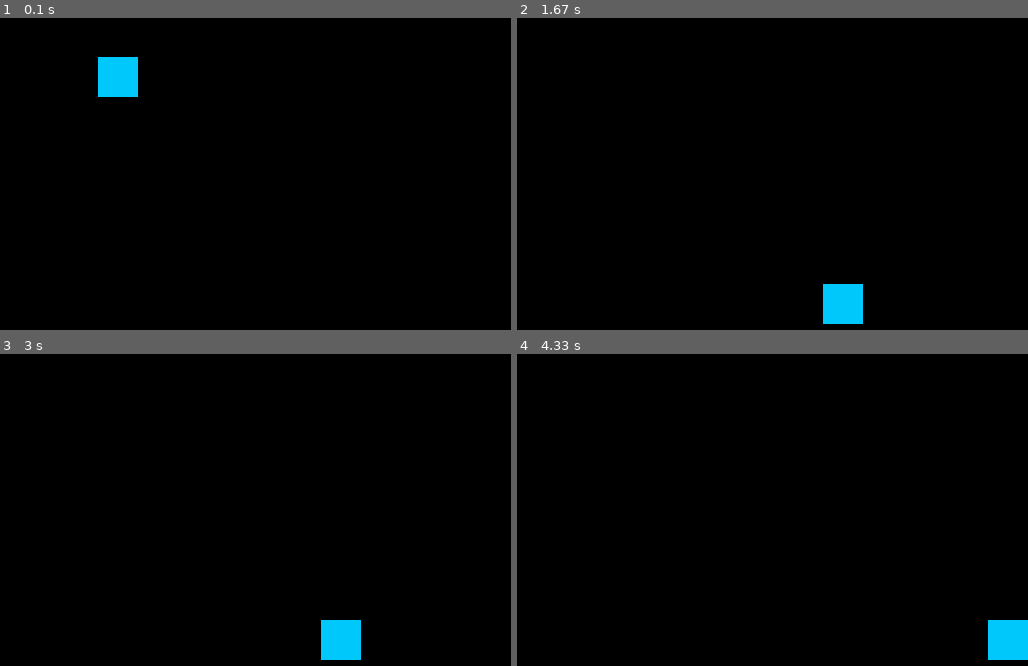
Above: before the commit, frames 1-4 (two rows, left to right).
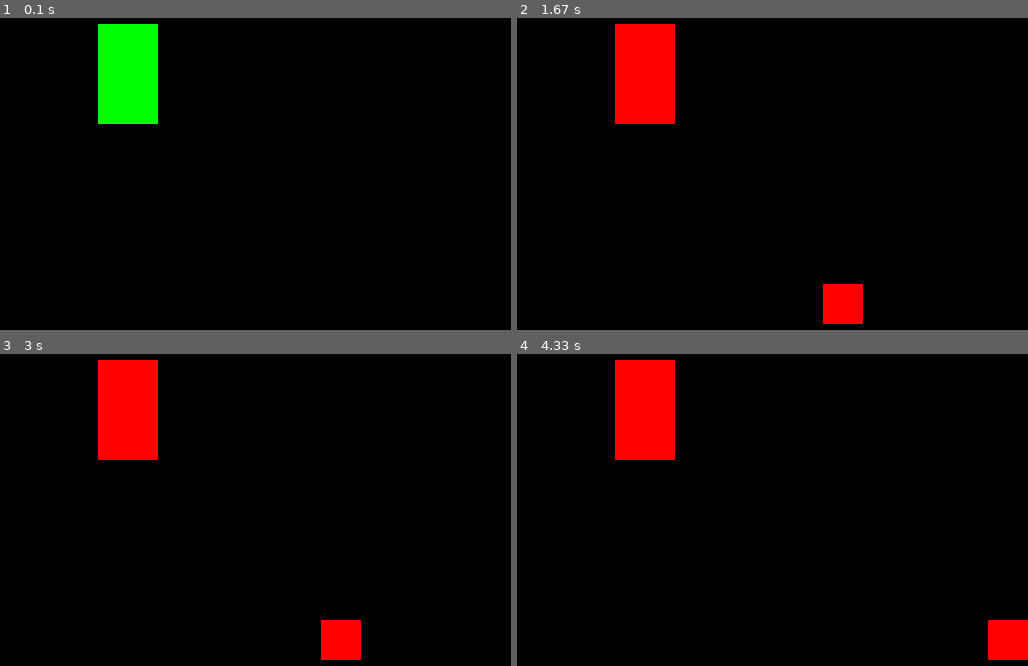
Above: after the commit, the same moments.

Repository: justbechillalr/pygames
Game: pygame game, started from game.py
The game is run twice, just before and just after one commit, with the same random seed, the same clock (stepped at 60 frames per second) and the same inputs.
Inputs:
- Up to frame 1 (0.1 s): no input
- Up to frame 2 (1.67 s): hold D 0.33-0.8 s; hold D 0.83-1.3 s; hold A from 1.33 s (still down)
- Up to frame 3 (3 s): release A at 1.87 s; hold A 1.9-2.3 s; hold D 2.33-2.97 s
- Up to frame 4 (4.33 s): hold A 3-3.47 s; hold D 3.5-3.97 s; hold D from 4 s (still down)

The runs differ from the first frame. In frame 1, 3.8% of the frame differs, in the area x 19-31%, y 1-34%; in frame 2, 4.8%, in the area x 19-68%, y 1-99%; in frame 3, 4.8%; in frame 4, 4.8%.

Commit message:
Colorchange on colide

Diff:
--- a/game.py
+++ b/game.py
@@ -17,6 +17,17 @@
 
 
 
+#block som endrer farge etter kollisjon
+
+ksquare_size = 40
+
+ksquare_width = 100
+ksquare_height = 60
+ksquare_y = width // 2
+ksquare_x = height // 2
+
+ksquare_color_red = (255,0,0)
+ksquare_color_green = (0,255,0)
 
 
 
@@ -24,14 +35,16 @@
 
 
 #player/block settings
-
+square_colour = (0,200,255)
 square_size = 40
 square_x = width //2
 square_y = height // 2
+square_red = (255,0,0)
+square_green = (0,255,0)
 
 y_velocity = 0
 gravity = 0.6
-jump_strength = -12
+jump_strength = -20
 on_ground = False
 
 
@@ -83,13 +96,42 @@
     square_y = max(0, min(height-square_size, square_y))
 
 
+
+
     #Drawing
     screen.fill((0,0,0))
-    pygame.draw.rect(
+    player = pygame.draw.rect(
         screen,
-        (0,200,250),
+        (square_colour),
         (square_x, square_y, square_size, square_size)
     )
 
+
+
+
+
+
+    platform = pygame.draw.rect(
+          screen,(ksquare_color_green),
+          (ksquare_y, ksquare_x, ksquare_height, ksquare_width)
+    )
+
+    colliding = player.colliderect(platform)
+    if (colliding):
+
+        y_velocity = 0
+
+
+
+    platform = pygame.draw.rect(
+         screen,
+          ksquare_color_green if colliding else ksquare_color_red,
+          platform
+    )
+    player = pygame.draw.rect(
+         screen,
+          square_green if colliding else square_red,
+          player
+    )
     pygame.display.flip()
     clock.tick(100)
